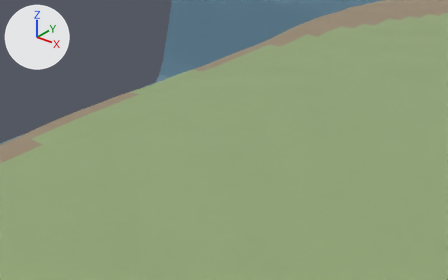
What one commit did to the Blender file tools/blender/world.blend.
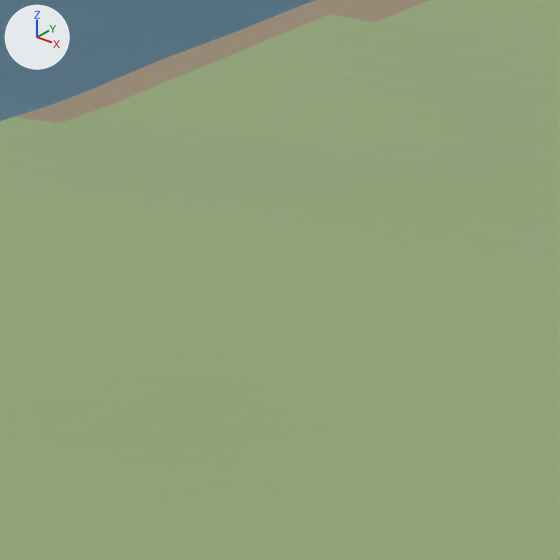
Each version appears first from a 50 mm lens placed at (-41.16, -37.71, 19.48), pointed at (-69.64, -2.11, -2.59), and next in a close-up on the part from 42% to 73% of the width and 15% to 64% of the height. Arrows for +X, +Y and +Z are at upper left; the lights stay in place. The first two pictures are the older version.

Objects in the first close-up: 'terrain_mesh'.
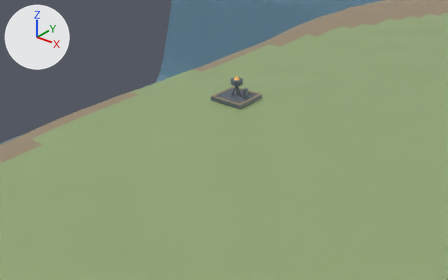
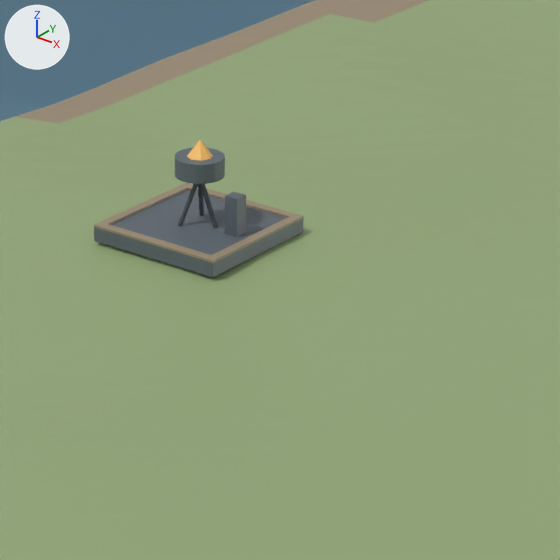
Diff of the bpy script that builds the scene:
```diff
--- a/tools/blender/world.blend.py
+++ b/tools/blender/world.blend.py
@@ ob_contact_inscription_plinth @@
+ob_contact_inscription_plinth = bpy.data.objects.new('contact_inscription_plinth', me_contact_inscription_plinth_mesh)  # a box spanning x -0.15..0.15, y -0.15..0.15, z -0.4..0.4
+ob_contact_inscription_plinth.location = (-69.1, 0.0, 0.94)
@@ ob_brazier_flame_emissive @@
+ob_brazier_flame_emissive = bpy.data.objects.new('brazier_flame_emissive', me_brazier_flame_emissive_mesh)  # an 8-sided cone pointing to +z spanning x -0.3..0.3, y -0.3..0.3, z 0.0..0.4
+ob_brazier_flame_emissive.location = (-70.0, 0.0, 1.91)
@@ ob_contact_brazier_bowl @@
+ob_contact_brazier_bowl = bpy.data.objects.new('contact_brazier_bowl', me_contact_brazier_bowl_mesh)  # a 24-sided cylinder along z spanning x -0.5..0.5, y -0.5..0.5, z -0.2..0.2
+ob_contact_brazier_bowl.location = (-70.0, 0.0, 1.76)
@@ ob_contact_brazier_leg_3 @@
+ob_contact_brazier_leg_3 = bpy.data.objects.new('contact_brazier_leg_3', me_contact_brazier_leg_3_mesh)  # a 10-sided cylinder along z spanning x -0.05..0.05, y -0.048..0.048, z -0.55..0.55
+ob_contact_brazier_leg_3.location = (-70.11, -0.18, 1.05)
+ob_contact_brazier_leg_3.rotation_euler = (0.0, -0.393, -2.094)  # degrees (0, -23, -120)
@@ ob_contact_brazier_leg_2 @@
+ob_contact_brazier_leg_2 = bpy.data.objects.new('contact_brazier_leg_2', me_contact_brazier_leg_3_mesh.copy())
+ob_contact_brazier_leg_2.location = (-70.11, 0.18, 1.05)
+ob_contact_brazier_leg_2.rotation_euler = (0.0, -0.393, 2.094)  # degrees (0, -23, 120)
@@ ob_contact_brazier_leg_1 @@
+ob_contact_brazier_leg_1 = bpy.data.objects.new('contact_brazier_leg_1', me_contact_brazier_leg_3_mesh.copy())
+ob_contact_brazier_leg_1.location = (-69.79, 0.0, 1.05)
+ob_contact_brazier_leg_1.rotation_euler = (0.0, -0.393, 0.0)  # degrees (0, -23, 0)
@@ ob_contact_platform_rim_w @@
+ob_contact_platform_rim_w = bpy.data.objects.new('contact_platform_rim_W', me_contact_platform_rim_w_mesh)  # a box spanning x -0.1..0.1, y -1.3..1.3, z -0.02..0.02
+ob_contact_platform_rim_w.location = (-71.4, 0.0, 0.57)
@@ ob_contact_platform_rim_e @@
+ob_contact_platform_rim_e = bpy.data.objects.new('contact_platform_rim_E', me_contact_platform_rim_w_mesh.copy())
+ob_contact_platform_rim_e.location = (-68.6, 0.0, 0.57)
@@ ob_contact_platform_rim_s @@
+ob_contact_platform_rim_s = bpy.data.objects.new('contact_platform_rim_S', me_contact_platform_rim_s_mesh)  # a box spanning x -1.5..1.5, y -0.1..0.1, z -0.02..0.02
+ob_contact_platform_rim_s.location = (-70.0, -1.4, 0.57)
@@ ob_contact_platform_rim_n @@
+ob_contact_platform_rim_n = bpy.data.objects.new('contact_platform_rim_N', me_contact_platform_rim_s_mesh.copy())
+ob_contact_platform_rim_n.location = (-70.0, 1.4, 0.57)
@@ ob_contact_platform @@
+ob_contact_platform = bpy.data.objects.new('contact_platform', me_contact_platform_mesh)  # a box spanning x -1.5..1.5, y -1.5..1.5, z -0.15..0.15
+ob_contact_platform.location = (-70.0, 0.0, 0.39)
```

Location of each change, (x1, y1, x2, y2) in pixels of the close-ups (560 x 560 px):
'contact_platform', added
    after: (94, 190, 304, 277)
'contact_brazier_bowl', added
    after: (175, 148, 225, 184)
'contact_platform_rim_S', added (brown)
    after: (94, 222, 220, 263)
'contact_inscription_plinth', added
    after: (224, 192, 246, 237)
'contact_platform_rim_E', added (brown)
    after: (213, 217, 298, 259)
'contact_platform_rim_W', added (brown)
    after: (101, 185, 188, 225)
'contact_platform_rim_N', added
    after: (181, 183, 304, 221)
'brazier_flame_emissive', added
    after: (187, 140, 213, 161)
'contact_brazier_leg_1', added
    after: (200, 184, 218, 228)
'contact_brazier_leg_3', added
    after: (177, 184, 199, 226)
'contact_brazier_leg_2', added
    after: (198, 184, 204, 216)
